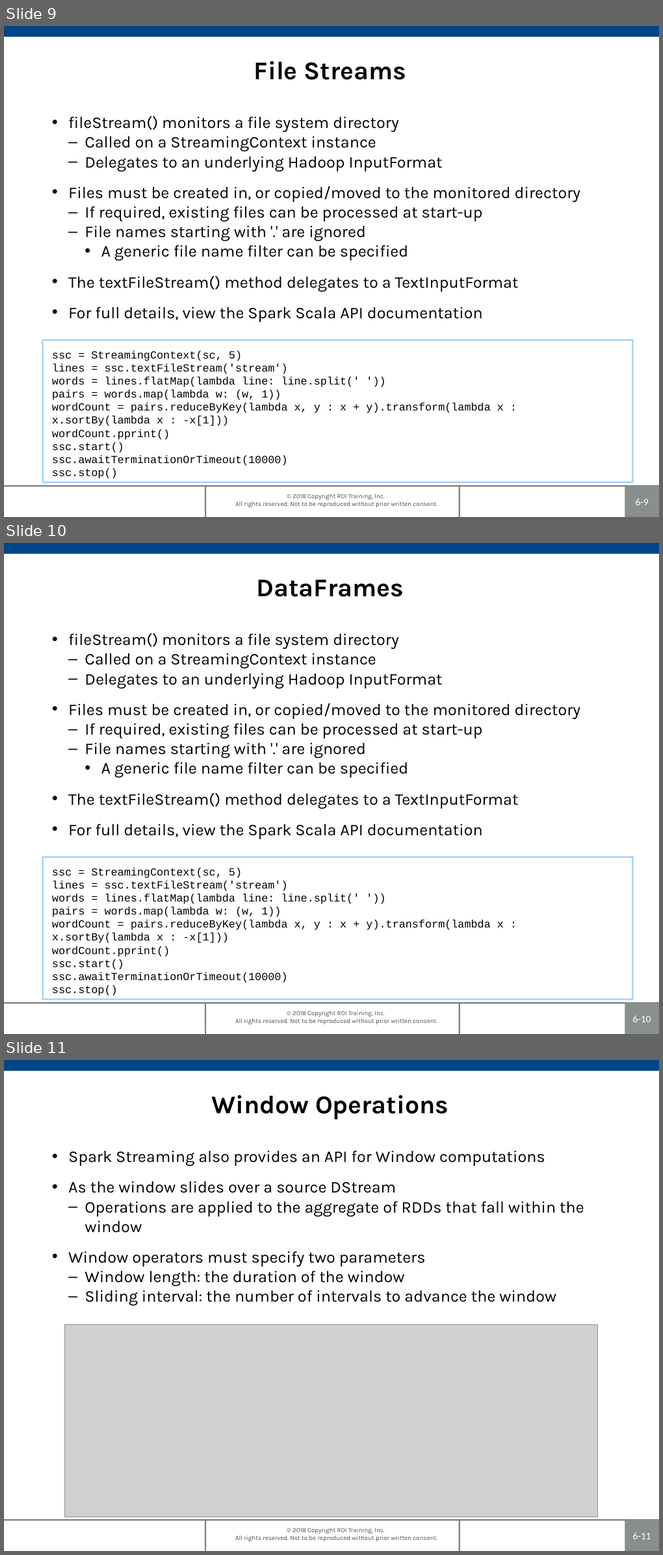
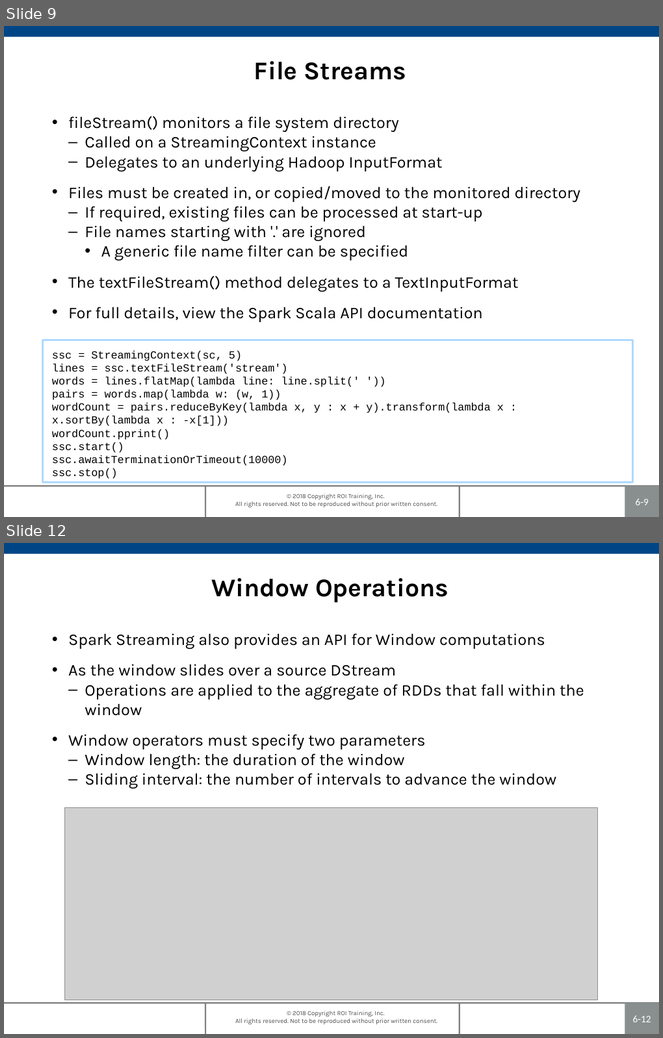
Before and after one commit to roitraining/SparkProgram, a slide deck: Day5/Ch06_SparkStreaming.pptx. Shown one above the other, each under a label of ours: slides 9, 10 and 11 before the commit, slides 9 and 12 after it; the slides between them are not shown. The pictures are 663x1555 and 663x1038 pixels, drawn with LibreOffice and Linux fonts; fonts in the diff are those of the drawing; grey boxes stand for pictures; background and template pictures are left out. Boxes give left, top, right and bottom in pixels: in the first picture for what was removed or moved away, otherwise in the second. Text is boxed around its words. In the diff, an @@ line names an element or a change of style, - is before the commit and + after.

```diff
--- a/Day5/Ch06_SparkStreaming.pptx
+++ b/Day5/Ch06_SparkStreaming.pptx
@@ slide 10 removed at (4, 543, 659, 1034), background #FFFFFF; not listed: 6 template elements that a slide beside it also shows @@
@@ title removed at (257, 579, 404, 597) @@
-DataFrames
@@ text removed at (52, 633, 581, 996) @@
-• fileStream() monitors a file system directory
-  – Called on a StreamingContext instance
-  – Delegates to an underlying Hadoop InputFormat
-• Files must be created in, or copied/moved to the monitored directory
-  – If required, existing files can be processed at start-up
-  – File names starting with '.' are ignored
-    • A generic file name filter can be specified
-• The textFileStream() method delegates to a TextInputFormat
-• For full details, view the Spark Scala API documentation
-ssc = StreamingContext(sc, 5)
-lines = ssc.textFileStream('stream')
-words = lines.flatMap(lambda line: line.split(' '))
-pairs = words.map(lambda w: (w, 1))
-wordCount = pairs.reduceByKey(lambda x, y : x + y).transform(lambda x : x.sortBy(lambda x : -x[1]))
-wordCount.pprint()
-ssc.start()
-ssc.awaitTerminationOrTimeout(10000)
-ssc.stop()
@@ rectangle removed at (42, 858, 633, 1000) @@
@@ what was slide 11 is now slide 12 @@
@@ page number at (633, 1016, 651, 1023): text changed @@
-6-11
+6-12
```
Also in this commit, not shown: 1 slide changed, 2 slides added, 10 other files.
